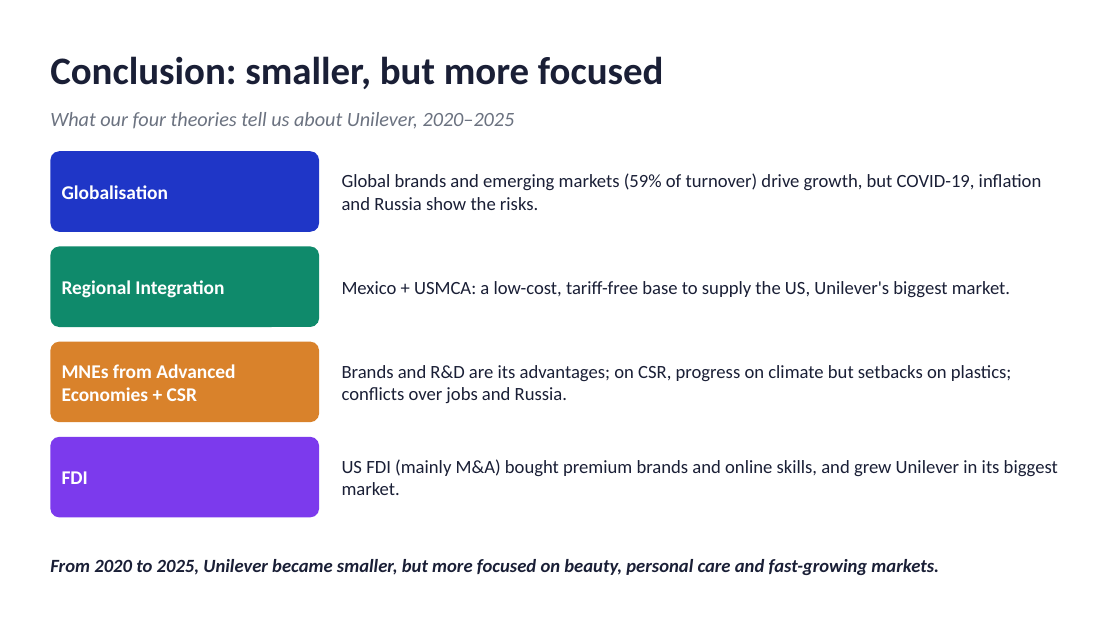
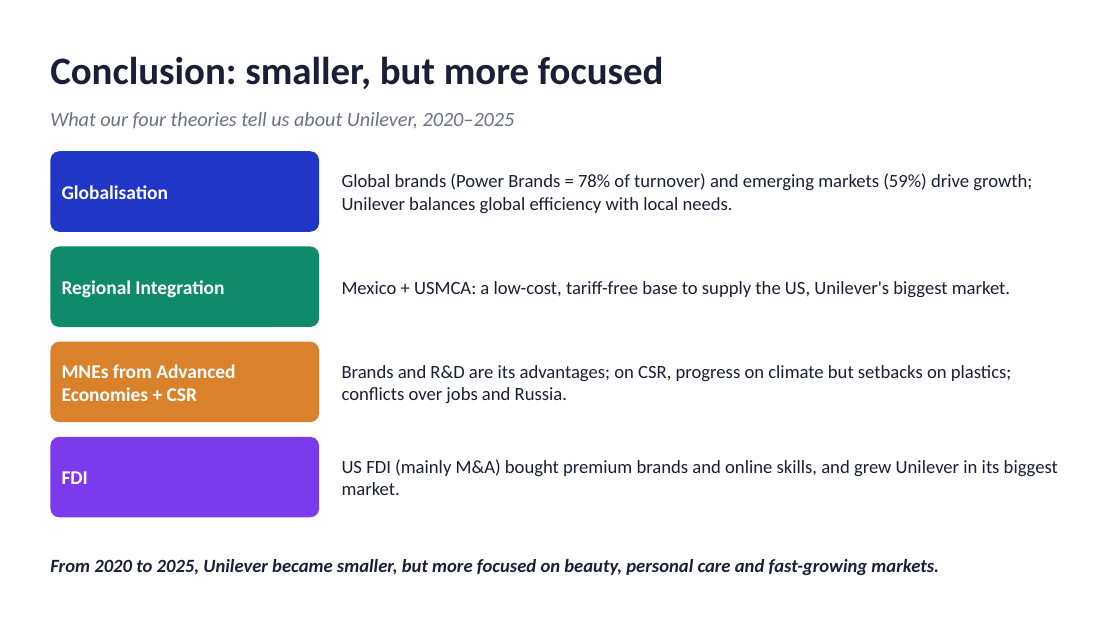
Before and after one commit to dollar3651314/mymba, a slide deck: slide 14 of content/busi1763/files/Unilever_Group_EN.pptx. Drawn at 1120x630 pixels with LibreOffice and Linux fonts; fonts in the diff are those of the drawing. Boxes give left, top, right and bottom in pixels: in the first picture for what was removed or moved away, otherwise in the second. Text is boxed around its words. In the diff, an @@ line names an element or a change of style, - is before the commit and + after.

```diff
--- a/content/busi1763/files/Unilever_Group_EN.pptx
+++ b/content/busi1763/files/Unilever_Group_EN.pptx
@@ text at box(342, 173, 1032, 213): text changed @@
-Global brands and emerging markets (59% of turnover) drive growth, but COVID-19, inflation and Russia show the risks.
+Global brands (Power Brands = 78% of turnover) and emerging markets (59%) drive growth; Unilever balances global efficiency with local needs.
```
Also in this commit, not shown: 4 other slides changed, 1 slide added, 5 other files.
